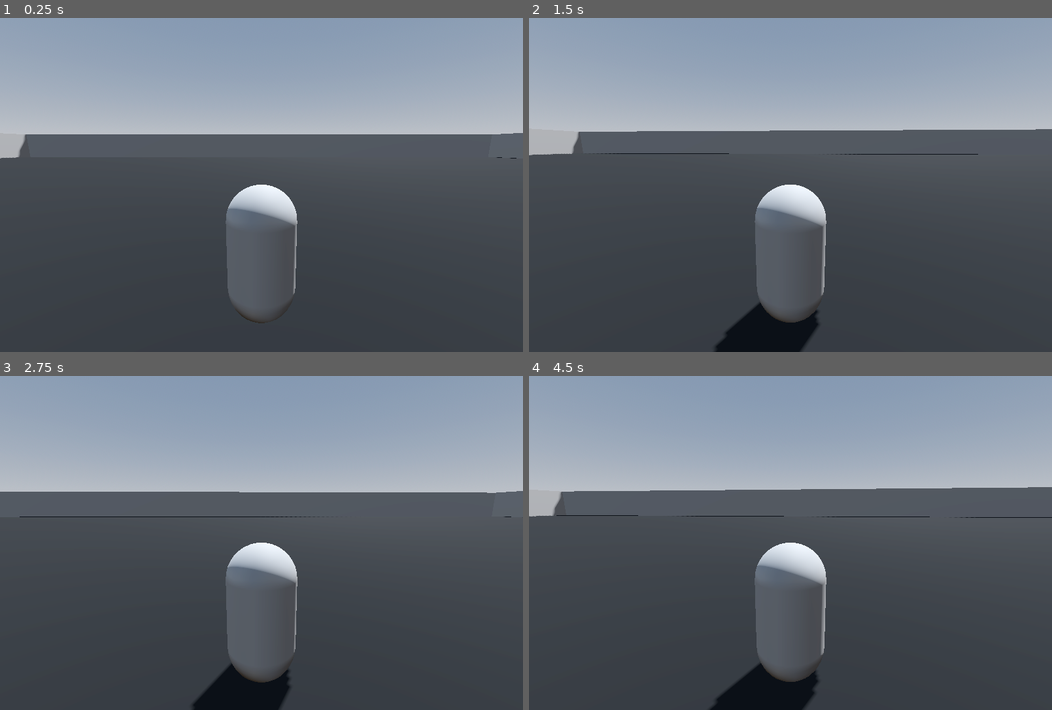
Above: before the commit, frames 1-4 (two rows, left to right).
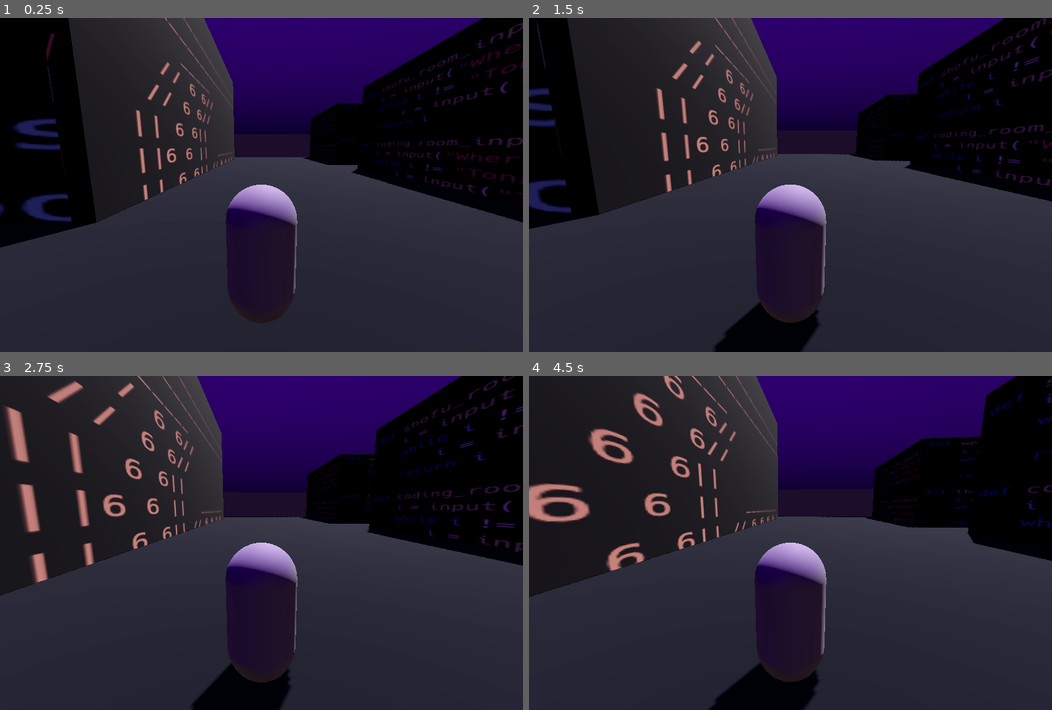
Above: after the commit, the same moments.

Repository: aescudero24/function_fugitive
Game: Godot game, scene res://first_scene.tscn
Same seed, same stepped clock (60 frames per second), same inputs: the game is played once before the commit and once after it.
Inputs (mouse positions are in pixels of both pictures, inside the frame that each line leads up to):
- Up to frame 1 (0.25 s): no input
- Up to frame 2 (1.5 s): move the mouse to (816, 185) at 0.52 s; hold W (move_forward) from 0.53 s (still down); move the mouse to (764, 185) at 1.27 s
- Up to frame 3 (2.75 s): keep holding W (move_forward); move the mouse to (271, 536) at 2.02 s
- Up to frame 4 (4.5 s): keep holding W (move_forward); move the mouse to (785, 549) at 2.77 s; move the mouse to (827, 546) at 3.52 s; move the mouse to (748, 539) at 4.27 s

The runs differ from the first frame. In frame 1, 98% of the frame differs, in the area x 0-100%, y 0-100%; in frame 2, 97%; in frame 3, 98%; in frame 4, 97%.

Commit message:
more buildings, new textures, lights, and sky changed

Diff:
--- a/first_scene.tscn
+++ b/first_scene.tscn
@@ -1,11 +1,18 @@
-[gd_scene load_steps=15 format=3 uid="uid://bcy4u6stw0lpx"]
+[gd_scene load_steps=42 format=3 uid="uid://bcy4u6stw0lpx"]
 
 [ext_resource type="Texture2D" uid="uid://ddac7ryh2yggn" path="res://Screenshot 2023-10-30 144134.png" id="1_i1b73"]
 [ext_resource type="PackedScene" uid="uid://62w0pf1yxxfx" path="res://player.tscn" id="1_tgp2o"]
 [ext_resource type="Texture2D" uid="uid://boql202t3arwk" path="res://Screenshot 2023-10-30 at 3.13.54 PM.png" id="3_0whca"]
+[ext_resource type="Texture2D" uid="uid://dyeq3r3jlk1g1" path="res://Screenshot 2023-10-30 at 3.12.10 PM.png" id="4_tqtmp"]
+[ext_resource type="Texture2D" uid="uid://bjm5kbcco2mu6" path="res://Screenshot 2023-10-26 150713.png" id="5_moyyk"]
+[ext_resource type="Texture2D" uid="uid://b4s2tng0kkk3b" path="res://Screenshot 2023-10-30 at 3.11.11 PM.png" id="6_5oxga"]
+[ext_resource type="Texture2D" uid="uid://crphosdbtwaj4" path="res://grass_texture_2.jpg" id="7_82vhd"]
+[ext_resource type="Texture2D" uid="uid://ivm1abi68vk3" path="res://tunnel 3.png" id="8_jfn85"]
+[ext_resource type="Texture2D" uid="uid://3xhx70mvlvps" path="res://road_sign.png" id="9_5s0im"]
 
 [sub_resource type="ProceduralSkyMaterial" id="ProceduralSkyMaterial_ib22k"]
-sky_horizon_color = Color(0.64625, 0.65575, 0.67075, 1)
+sky_top_color = Color(0.172549, 0.00784314, 0.356863, 1)
+sky_horizon_color = Color(0.0470588, 0.00392157, 0.0980392, 1)
 ground_horizon_color = Color(0.64625, 0.65575, 0.67075, 1)
 
 [sub_resource type="Sky" id="Sky_unovs"]
@@ -39,6 +46,64 @@
 
 [sub_resource type="BoxMesh" id="BoxMesh_o6p8m"]
 
+[sub_resource type="BoxShape3D" id="BoxShape3D_74a4g"]
+size = Vector3(30, 20, 30)
+
+[sub_resource type="StandardMaterial3D" id="StandardMaterial3D_7kr6m"]
+albedo_texture = ExtResource("4_tqtmp")
+
+[sub_resource type="BoxMesh" id="BoxMesh_qf5hk"]
+
+[sub_resource type="BoxShape3D" id="BoxShape3D_fb2k8"]
+size = Vector3(24, 12, 24)
+
+[sub_resource type="StandardMaterial3D" id="StandardMaterial3D_d7q1y"]
+albedo_texture = ExtResource("3_0whca")
+
+[sub_resource type="BoxMesh" id="BoxMesh_l3o8b"]
+
+[sub_resource type="StandardMaterial3D" id="StandardMaterial3D_vh0lj"]
+albedo_texture = ExtResource("5_moyyk")
+
+[sub_resource type="BoxShape3D" id="BoxShape3D_2v7b4"]
+size = Vector3(20, 20, 50)
+
+[sub_resource type="StandardMaterial3D" id="StandardMaterial3D_dwqpj"]
+albedo_texture = ExtResource("4_tqtmp")
+
+[sub_resource type="BoxMesh" id="BoxMesh_8cdld"]
+
+[sub_resource type="StandardMaterial3D" id="StandardMaterial3D_l4bq3"]
+albedo_texture = ExtResource("6_5oxga")
+
+[sub_resource type="CylinderShape3D" id="CylinderShape3D_n66pv"]
+height = 10.0
+radius = 0.25
+
+[sub_resource type="CylinderMesh" id="CylinderMesh_4vyul"]
+
+[sub_resource type="BoxMesh" id="BoxMesh_gse4w"]
+
+[sub_resource type="StandardMaterial3D" id="StandardMaterial3D_jlqco"]
+albedo_texture = ExtResource("7_82vhd")
+
+[sub_resource type="PlaneMesh" id="PlaneMesh_3m4fl"]
+size = Vector2(55, 55)
+
+[sub_resource type="BoxShape3D" id="BoxShape3D_btmdj"]
+size = Vector3(1, 15, 15)
+
+[sub_resource type="StandardMaterial3D" id="StandardMaterial3D_vvto7"]
+albedo_texture = ExtResource("8_jfn85")
+
+[sub_resource type="PlaneMesh" id="PlaneMesh_nqfj0"]
+
+[sub_resource type="StandardMaterial3D" id="StandardMaterial3D_agegd"]
+albedo_texture = ExtResource("9_5s0im")
+
+[sub_resource type="PlaneMesh" id="PlaneMesh_4l37p"]
+size = Vector2(10, 5)
+
 [node name="Node3D" type="Node3D"]
 
 [node name="WorldEnvironment" type="WorldEnvironment" parent="."]
@@ -96,7 +161,7 @@
 mesh = SubResource("BoxMesh_nt1s1")
 
 [node name="Boundary 4" type="RigidBody3D" parent="."]
-transform = Transform3D(-4.37114e-08, 0, 1, 0, 1, 0, -1, 0, -4.37114e-08, -75.822, 2.10335, -0.499714)
+transform = Transform3D(-4.37114e-08, 0, 1, 0, 1, 0, -1, 0, -4.37114e-08, -75.1161, 2.10335, -0.499714)
 freeze = true
 
 [node name="CollisionShape3D" type="CollisionShape3D" parent="Boundary 4"]
@@ -107,7 +172,7 @@
 mesh = SubResource("BoxMesh_nt1s1")
 
 [node name="Building" type="RigidBody3D" parent="."]
-transform = Transform3D(1, 0, 0, 0, 1, 0, 0, 0, 1, 0, 14.8563, 12.4632)
+transform = Transform3D(1, 0, 0, 0, 1, 0, 0, 0, 1, 0.00131226, 14.8563, 27.0494)
 freeze = true
 
 [node name="CollisionShape3D" type="CollisionShape3D" parent="Building"]
@@ -117,3 +182,248 @@
 transform = Transform3D(20, 0, 0, 0, 30, 0, 0, 0, 20, 0, 0, 0)
 material_override = SubResource("StandardMaterial3D_ffyss")
 mesh = SubResource("BoxMesh_o6p8m")
+
+[node name="Building 2" type="RigidBody3D" parent="."]
+transform = Transform3D(1, 0, 0, 0, 1, 0, 0, 0, 1, 38.8972, 9.36489, 28.5763)
+freeze = true
+
+[node name="CollisionShape3D" type="CollisionShape3D" parent="Building 2"]
+shape = SubResource("BoxShape3D_74a4g")
+
+[node name="MeshInstance3D" type="MeshInstance3D" parent="Building 2"]
+transform = Transform3D(30, 0, 0, 0, 20, 0, 0, 0, 30, 0, 0, 0)
+material_override = SubResource("StandardMaterial3D_7kr6m")
+mesh = SubResource("BoxMesh_qf5hk")
+
+[node name="Building 3" type="RigidBody3D" parent="."]
+transform = Transform3D(1, 0, 0, 0, 1, 0, 0, 0, 1, 26.868, 5.799, -24.72)
+freeze = true
+
+[node name="CollisionShape3D" type="CollisionShape3D" parent="Building 3"]
+shape = SubResource("BoxShape3D_fb2k8")
+
+[node name="MeshInstance3D" type="MeshInstance3D" parent="Building 3"]
+transform = Transform3D(24, 0, 0, 0, 12, 0, 0, 0, 24, 0, 0, 0)
+material_override = SubResource("StandardMaterial3D_d7q1y")
+mesh = SubResource("BoxMesh_l3o8b")
+
+[node name="Building 4" type="RigidBody3D" parent="."]
+transform = Transform3D(1, 0, 0, 0, 1, 0, 0, 0, 1, 62.9713, 5.79887, -24.7199)
+freeze = true
+
+[node name="CollisionShape3D" type="CollisionShape3D" parent="Building 4"]
+shape = SubResource("BoxShape3D_fb2k8")
+
+[node name="MeshInstance3D" type="MeshInstance3D" parent="Building 4"]
+transform = Transform3D(24, 0, 0, 0, 12, 0, 0, 0, 24, 0, 0, 0)
+material_override = SubResource("StandardMaterial3D_vh0lj")
+mesh = SubResource("BoxMesh_l3o8b")
+
+[node name="Building 5" type="RigidBody3D" parent="."]
+transform = Transform3D(1, 0, 0, 0, 1, 0, 0, 0, 1, 62.9713, 5.79887, -60.6384)
+freeze = true
+
+[node name="CollisionShape3D" type="CollisionShape3D" parent="Building 5"]
+shape = SubResource("BoxShape3D_fb2k8")
+
+[node name="MeshInstance3D" type="MeshInstance3D" parent="Building 5"]
+transform = Transform3D(24, 0, 0, 0, 12, 0, 0, 0, 24, 0, 0, 0)
+material_override = SubResource("StandardMaterial3D_vh0lj")
+mesh = SubResource("BoxMesh_l3o8b")
+
+[node name="Building 6" type="RigidBody3D" parent="."]
+transform = Transform3D(1, 0, 0, 0, 1, 0, 0, 0, 1, 27.2671, 5.799, -60.6385)
+freeze = true
+
+[node name="CollisionShape3D" type="CollisionShape3D" parent="Building 6"]
+shape = SubResource("BoxShape3D_fb2k8")
+
+[node name="MeshInstance3D" type="MeshInstance3D" parent="Building 6"]
+transform = Transform3D(24, 0, 0, 0, 12, 0, 0, 0, 24, 0, 0, 0)
+material_override = SubResource("StandardMaterial3D_d7q1y")
+mesh = SubResource("BoxMesh_l3o8b")
+
+[node name="L-Shaped Building" type="RigidBody3D" parent="."]
+transform = Transform3D(1, 0, 0, 0, 1, 0, 0, 0, 1, -17.2656, 9.28996, -37.208)
+freeze = true
+
+[node name="CollisionShape3D" type="CollisionShape3D" parent="L-Shaped Building"]
+shape = SubResource("BoxShape3D_2v7b4")
+
+[node name="MeshInstance3D" type="MeshInstance3D" parent="L-Shaped Building"]
+transform = Transform3D(20, 0, 0, 0, 20, 0, 0, 0, 50, 0, 0, 0)
+material_override = SubResource("StandardMaterial3D_dwqpj")
+mesh = SubResource("BoxMesh_8cdld")
+
+[node name="L-Shaped Building2" type="RigidBody3D" parent="."]
+transform = Transform3D(-4.37114e-08, 0, 1, 0, 1, 0, -1, 0, -4.37114e-08, -33.3115, 9.28996, -22.1636)
+freeze = true
+
+[node name="CollisionShape3D" type="CollisionShape3D" parent="L-Shaped Building2"]
+shape = SubResource("BoxShape3D_2v7b4")
+
+[node name="MeshInstance3D" type="MeshInstance3D" parent="L-Shaped Building2"]
+transform = Transform3D(20, 0, 0, 0, 20, 0, 0, 0, 50, 0, 0, 0)
+material_override = SubResource("StandardMaterial3D_l4bq3")
+mesh = SubResource("BoxMesh_8cdld")
+
+[node name="Lamp Post" type="RigidBody3D" parent="."]
+transform = Transform3D(-0.000104709, 0, -1, 0, 1, 0, 1, 0, -0.000104709, -34.3272, 4.47174, -5.87844)
+freeze = true
+
+[node name="CollisionShape3D" type="CollisionShape3D" parent="Lamp Post"]
+shape = SubResource("CylinderShape3D_n66pv")
+
+[node name="the pole" type="MeshInstance3D" parent="Lamp Post"]
+transform = Transform3D(0.5, 0, 0, 0, 5, 0, 0, 0, 0.5, 0, 0, 0)
+mesh = SubResource("CylinderMesh_4vyul")
+
+[node name="where the light goes" type="MeshInstance3D" parent="Lamp Post"]
+transform = Transform3D(5, 0, 0, 0, 0.5, 0, 0, 0, 1, 0, 4.99131, 0)
+mesh = SubResource("BoxMesh_gse4w")
+
+[node name="SpotLight3D" type="SpotLight3D" parent="Lamp Post"]
+transform = Transform3D(1, 0, 0, 0, -0.0040491, 0.999992, 0, -0.999992, -0.0040491, 2.08307, 4.51548, 0)
+light_energy = 16.0
+spot_range = 15.0
+spot_angle = 56.0
+
+[node name="SpotLight3D2" type="SpotLight3D" parent="Lamp Post"]
+transform = Transform3D(1, 0, 0, 0, -0.0040491, 0.999992, 0, -0.999992, -0.0040491, -1.9644, 4.51548, 0)
+light_energy = 16.0
+spot_range = 15.0
+spot_angle = 56.0
+
+[node name="Lamp Post2" type="RigidBody3D" parent="."]
+transform = Transform3D(-0.000104709, 0, -1, 0, 1, 0, 1, 0, -0.000104709, 28.8881, 4.47174, -5.87844)
+freeze = true
+
+[node name="CollisionShape3D" type="CollisionShape3D" parent="Lamp Post2"]
+shape = SubResource("CylinderShape3D_n66pv")
+
+[node name="the pole" type="MeshInstance3D" parent="Lamp Post2"]
+transform = Transform3D(0.5, 0, 0, 0, 5, 0, 0, 0, 0.5, 0, 0, 0)
+mesh = SubResource("CylinderMesh_4vyul")
+
+[node name="where the light goes" type="MeshInstance3D" parent="Lamp Post2"]
+transform = Transform3D(5, 0, 0, 0, 0.5, 0, 0, 0, 1, 0, 4.99131, 0)
+mesh = SubResource("BoxMesh_gse4w")
+
+[node name="SpotLight3D" type="SpotLight3D" parent="Lamp Post2"]
+transform = Transform3D(1, 0, 0, 0, -0.0040491, 0.999992, 0, -0.999992, -0.0040491, 2.08307, 4.51548, 0)
+light_energy = 16.0
+spot_range = 15.0
+spot_angle = 56.0
+
+[node name="SpotLight3D2" type="SpotLight3D" parent="Lamp Post2"]
+transform = Transform3D(1, 0, 0, 0, -0.0040491, 0.999992, 0, -0.999992, -0.0040491, -1.9644, 4.51548, 0)
+light_energy = 16.0
+spot_range = 15.0
+spot_angle = 56.0
+
+[node name="Lamp Post3" type="RigidBody3D" parent="."]
+transform = Transform3D(-0.000104709, 0, -1, 0, 1, 0, 1, 0, -0.000104709, 59.1272, 4.47174, -5.87844)
+freeze = true
+
+[node name="CollisionShape3D" type="CollisionShape3D" parent="Lamp Post3"]
+shape = SubResource("CylinderShape3D_n66pv")
+
+[node name="the pole" type="MeshInstance3D" parent="Lamp Post3"]
+transform = Transform3D(0.5, 0, 0, 0, 5, 0, 0, 0, 0.5, 0, 0, 0)
+mesh = SubResource("CylinderMesh_4vyul")
+
+[node name="where the light goes" type="MeshInstance3D" parent="Lamp Post3"]
+transform = Transform3D(5, 0, 0, 0, 0.5, 0, 0, 0, 1, 0, 4.99131, 0)
+mesh = SubResource("BoxMesh_gse4w")
+
+[node name="SpotLight3D" type="SpotLight3D" parent="Lamp Post3"]
+transform = Transform3D(1, 0, 0, 0, -0.0040491, 0.999992, 0, -0.999992, -0.0040491, 2.08307, 4.51548, 0)
+light_energy = 16.0
+spot_range = 15.0
+spot_angle = 56.0
+
+[node name="SpotLight3D2" type="SpotLight3D" parent="Lamp Post3"]
+transform = Transform3D(1, 0, 0, 0, -0.0040491, 0.999992, 0, -0.999992, -0.0040491, -1.9644, 4.51548, 0)
+light_energy = 16.0
+spot_range = 15.0
+spot_angle = 56.0
+
+[node name="Lamp Post4" type="RigidBody3D" parent="."]
+transform = Transform3D(-0.000104709, 0, -1, 0, 1, 0, 1, 0, -0.000104709, 41.1053, 4.47174, -49.3652)
+freeze = true
+
+[node name="CollisionShape3D" type="CollisionShape3D" parent="Lamp Post4"]
+shape = SubResource("CylinderShape3D_n66pv")
+
+[node name="the pole" type="MeshInstance3D" parent="Lamp Post4"]
+transform = Transform3D(0.5, 0, 0, 0, 5, 0, 0, 0, 0.5, 0, 0, 0)
+mesh = SubResource("CylinderMesh_4vyul")
+
+[node name="where the light goes" type="MeshInstance3D" parent="Lamp Post4"]
+transform = Transform3D(5, 0, 0, 0, 0.5, 0, 0, 0, 1, 0, 4.99131, 0)
+mesh = SubResource("BoxMesh_gse4w")
+
+[node name="SpotLight3D" type="SpotLight3D" parent="Lamp Post4"]
+transform = Transform3D(1, 0, 0, 0, -0.0040491, 0.999992, 0, -0.999992, -0.0040491, 2.08307, 4.51548, 0)
+light_energy = 16.0
+spot_range = 15.0
+spot_angle = 56.0
+
+[node name="SpotLight3D2" type="SpotLight3D" parent="Lamp Post4"]
+transform = Transform3D(1, 0, 0, 0, -0.0040491, 0.999992, 0, -0.999992, -0.0040491, -1.9644, 4.51548, 0)
+light_energy = 16.0
+spot_range = 15.0
+spot_angle = 56.0
+
+[node name="Park Grass" type="RigidBody3D" parent="."]
+transform = Transform3D(1, 0, 0, 0, 1, 0, 0, 0, 1, -40.503, -0.4, 42.123)
+freeze = true
+
+[node name="MeshInstance3D" type="MeshInstance3D" parent="Park Grass"]
+transform = Transform3D(1, 0, 0, 0, 1, 0, 0, 0, 1, 0, 0.5, 0)
+material_override = SubResource("StandardMaterial3D_jlqco")
+mesh = SubResource("PlaneMesh_3m4fl")
+
+[node name="Lamp Post5" type="RigidBody3D" parent="."]
+transform = Transform3D(-0.000104709, 0, -1, 0, 1, 0, 1, 0, -0.000104709, -10.4494, 4.47174, 42.3392)
+freeze = true
+
+[node name="CollisionShape3D" type="CollisionShape3D" parent="Lamp Post5"]
+shape = SubResource("CylinderShape3D_n66pv")
+
+[node name="the pole" type="MeshInstance3D" parent="Lamp Post5"]
+transform = Transform3D(0.5, 0, 0, 0, 5, 0, 0, 0, 0.5, 0, 0, 0)
+mesh = SubResource("CylinderMesh_4vyul")
+
+[node name="where the light goes" type="MeshInstance3D" parent="Lamp Post5"]
+transform = Transform3D(5, 0, 0, 0, 0.5, 0, 0, 0, 1, 0, 4.99131, 0)
+mesh = SubResource("BoxMesh_gse4w")
+
+[node name="SpotLight3D" type="SpotLight3D" parent="Lamp Post5"]
+transform = Transform3D(1, 0, 0, 0, -0.0040491, 0.999992, 0, -0.999992, -0.0040491, 2.08307, 4.51548, 0)
+light_energy = 16.0
+spot_range = 15.0
+spot_angle = 56.0
+
+[node name="SpotLight3D2" type="SpotLight3D" parent="Lamp Post5"]
+transform = Transform3D(1, 0, 0, 0, -0.0040491, 0.999992, 0, -0.999992, -0.0040491, -1.9644, 4.51548, 0)
+light_energy = 16.0
+spot_range = 15.0
+spot_angle = 56.0
+
+[node name="EXIT" type="RigidBody3D" parent="."]
+transform = Transform3D(1, 0, 0, 0, -4.37114e-08, -1, 0, 1, -4.37114e-08, -74.4204, 6.59083, 0)
+freeze = true
+
+[node name="CollisionShape3D" type="CollisionShape3D" parent="EXIT"]
+shape = SubResource("BoxShape3D_btmdj")
+
+[node name="MeshInstance3D" type="MeshInstance3D" parent="EXIT"]
+transform = Transform3D(-3.27835e-07, 1, 0, -7.5, -4.37114e-08, 0, 0, 0, 7.5, 0, 0, 0)
+material_override = SubResource("StandardMaterial3D_vvto7")
+mesh = SubResource("PlaneMesh_nqfj0")
+
+[node name="MeshInstance3D2" type="MeshInstance3D" parent="EXIT"]
+transform = Transform3D(4.37114e-08, 1, -8.74228e-08, -1, 4.37114e-08, 8.74228e-08, 8.74228e-08, 8.74228e-08, 1, 0.180557, -2.35018e-07, -5.37659)
+material_override = SubResource("StandardMaterial3D_agegd")
+mesh = SubResource("PlaneMesh_4l37p")
Binary file added: exit-tunnel.jpg
Not shown, added: exit-tunnel.jpg.import
Binary file added: grass_texture_2.jpg
Not shown, added: grass_texture_2.jpg.import
Binary file added: road_sign.png
Not shown, added: road_sign.png.import
Binary file added: tunnel 3.png
Not shown, added: tunnel 3.png.import
